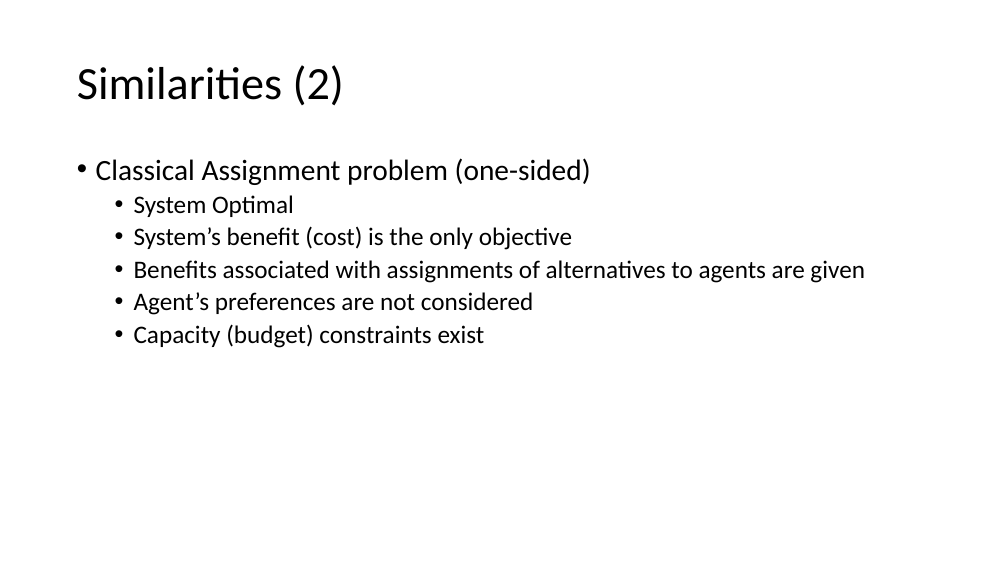
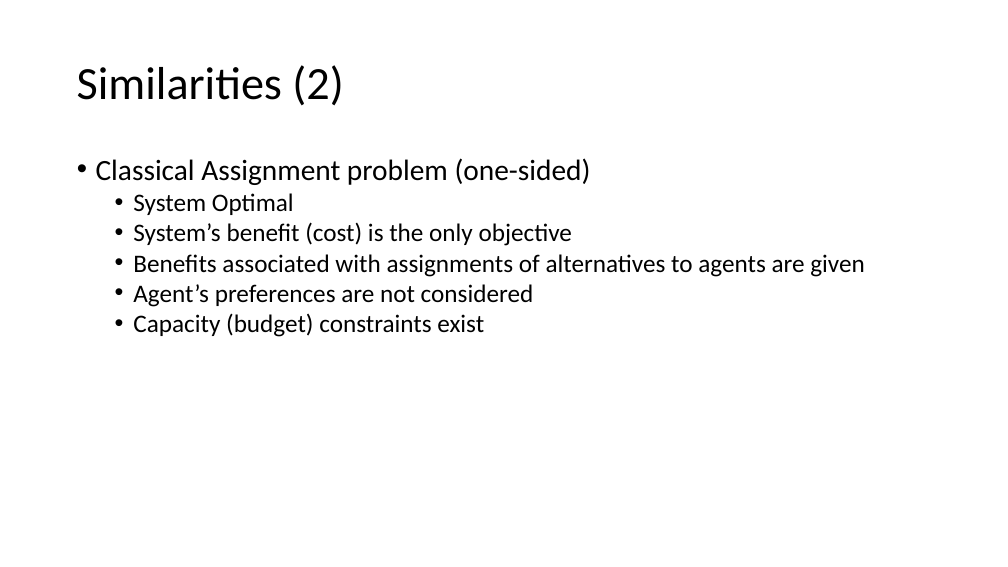
Before and after one commit to sirmarcis/CSP-Final-Project, a slide deck: slide 5 of CSP4.pptx. Drawn at 1008x567 pixels with LibreOffice and Linux fonts; fonts in the diff are those of the drawing. Boxes give left, top, right and bottom in pixels: in the first picture for what was removed or moved away, otherwise in the second. Text is boxed around its words. In the diff, an @@ line names an element or a change of style, - is before the commit and + after.

```diff
--- a/CSP4.pptx
+++ b/CSP4.pptx
@@ text "Classical Assignment problem (one-sided)" at box(96, 158, 865, 337): less space between paragraphs; line spacing 0.9 to 1 @@
```
Also in this commit, not shown: 9 other slides changed, 5 slides added, 1 slide removed.
